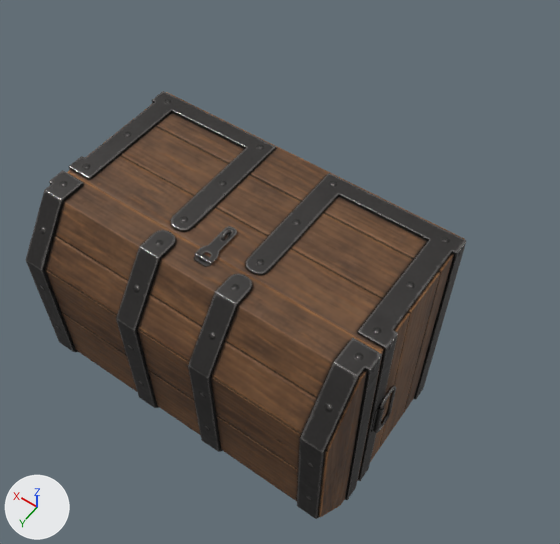
Renders of the glTF model assets/models/TreasureChest_02_Open.glb from each side of a commit.
Camera for both pictures: a 50 mm camera at (-4.441, 4.324, 2.072) aimed at (-3.503, 3.01, 0.008). The axes (+X, +Y, +Z) are drawn at lower left. The lights are the same throughout. The picture after the commit comes second. Where no turn or scale is listed for an object, it has been applied to the vertices. Vertices at exactly the same position are counted once.
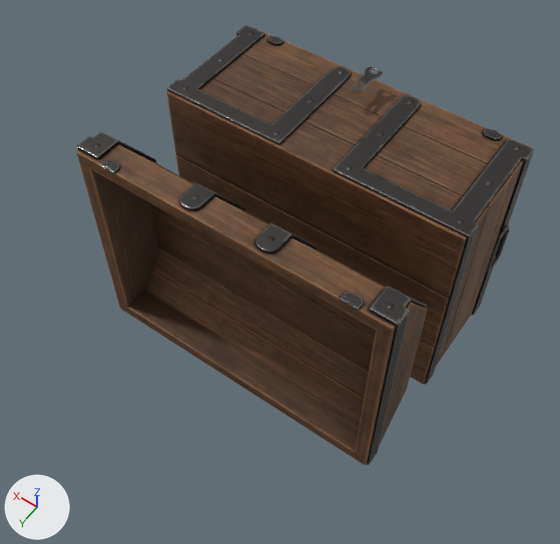
Where the newer file only moved an object's origin or applied its transform, the numbers keep the older frame.

Changed parts and their boxes (x1, y1, x2, y2) in the pictures (560 x 544 px):
```json
{"object": "Cylinder_025", "change": "turned", "before": [68, 91, 466, 481], "after": [167, 25, 534, 384]}
{"object": "Cube_084", "change": "moved, turned", "before": [26, 170, 382, 519], "after": [77, 132, 427, 465]}
{"object": "Cube_213", "change": "moved, turned", "before": [195, 226, 237, 264], "after": [351, 66, 385, 93]}
```

Edits to the scene script, one JSON object a line:
```json
{"block": "me_cube_084", "where": "# used by ob_cube_084; location = (-3.489, 2.866, 0.0)"}
{"op": "remove", "block": "me_cube_084", "code": "me_cube_084.from_pydata(...)  # 402 vertices, 646 faces; spans x -0.558..0.559, y 0.453..0.698, z -0.417..0.418"}
{"op": "add", "block": "me_cube_084", "code": "me_cube_084.from_pydata(...)  # 402 vertices, 646 faces; spans x -0.558..0.559, y 0.168..0.413, z -0.374..0.462"}
{"block": "me_cube_084", "change": "me_cube_084 part 1: the whole mesh is turned -180 degrees about the x axis through its middle, then moved by (0.0, -0.285, 0.043)"}
{"block": "me_cube_213", "where": "# used by ob_cube_213; location = (-3.489, 2.866, 0.0)"}
{"op": "remove", "block": "me_cube_213", "code": "me_cube_213.from_pydata(...)  # 216 vertices, 436 faces; spans x -0.0296..0.0296, y 0.3504..0.4891, z 0.4105..0.417"}
{"op": "add", "block": "me_cube_213", "code": "me_cube_213.from_pydata(...)  # 216 vertices, 436 faces; spans x -0.0296..0.0296, y -0.4171..-0.2784, z 0.4826..0.489"}
{"block": "me_cube_213", "change": "me_cube_213 part 2: the whole mesh is turned -180 degrees about the x axis through its middle, then moved by (0.0, -0.7675, 0.0721)"}
{"op": "set", "path": "ob_cylinder_025.rotation_euler", "old": "(-1.571, 0.0, 0.0)", "new": "(1.571, 0.0, 0.0)", "note": "degrees (-90, 0, 0) -> degrees (90, 0, 0)"}
```
